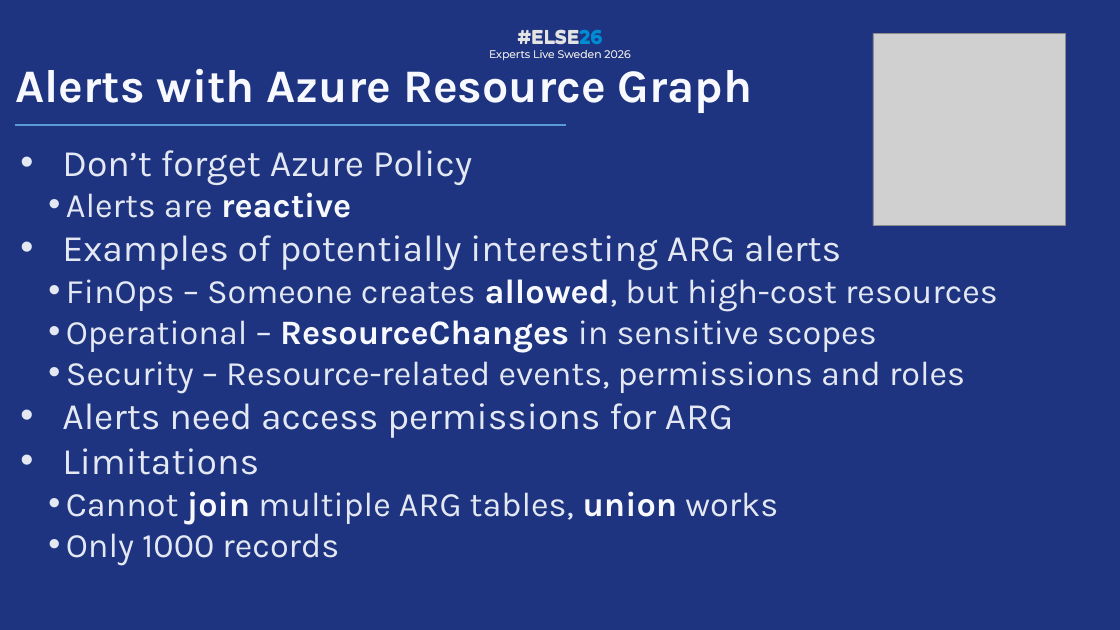
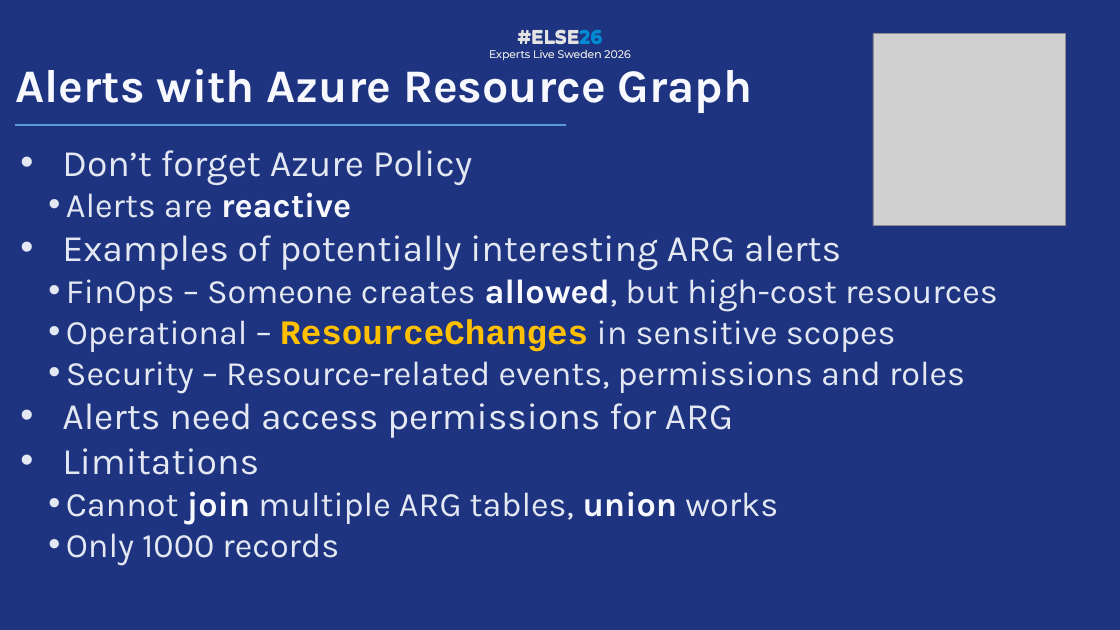
Before and after one commit to PalmEmanuel/ELSE26, a slide deck: slide 23 of ELSE26_TreasureHuntingInAzureWithKQL.pptx (slide 21 before the commit). Drawn at 1120x630 pixels with LibreOffice and Linux fonts; fonts in the diff are those of the drawing; grey boxes stand for pictures; background and template pictures are left out. Boxes give left, top, right and bottom in pixels: in the first picture for what was removed or moved away, otherwise in the second. Text is boxed around its words. In the diff, an @@ line names an element or a change of style, - is before the commit and + after.

```diff
--- a/ELSE26_TreasureHuntingInAzureWithKQL.pptx
+++ b/ELSE26_TreasureHuntingInAzureWithKQL.pptx
@@ text at [66, 319, 896, 352]: font Karla to Courier New, text colour #F7F9FF to #FFC000 in "ResourceChanges" @@
```
Also in this commit, not shown: 9 other slides changed, 3 slides added, 1 slide removed, 1 other file.
